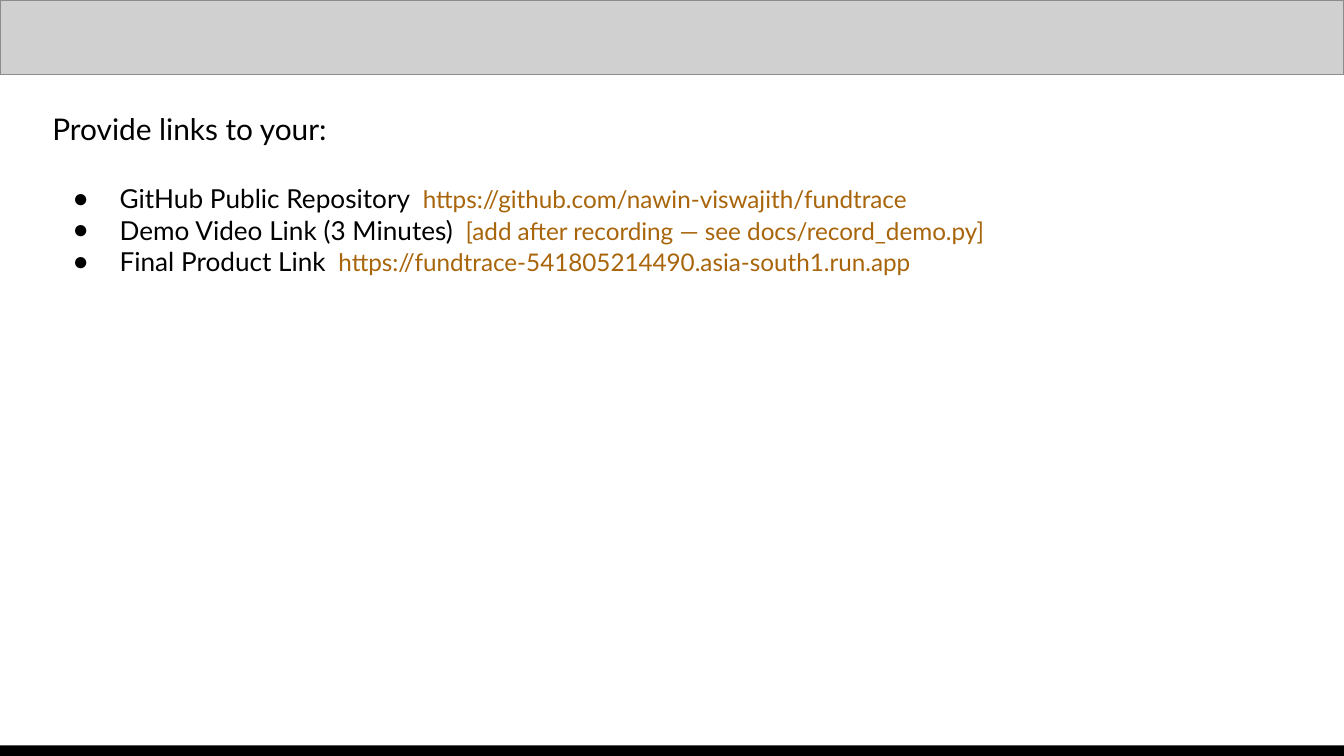
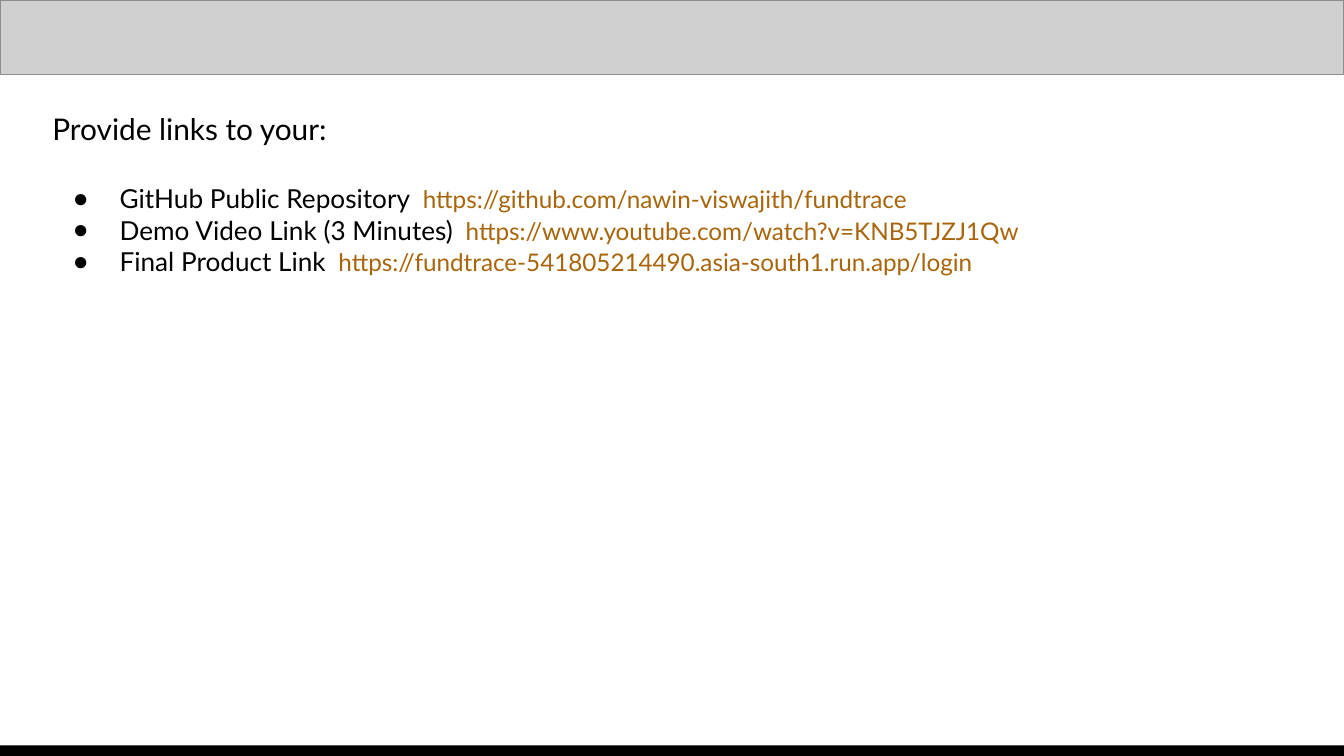
Before and after one commit to nawin-viswajith/fundtrace, a slide deck: slide 13 of docs/FundTrace-submission.pptx. Drawn at 1344x756 pixels with LibreOffice and Linux fonts; fonts in the diff are those of the drawing; grey boxes stand for pictures. Boxes give left, top, right and bottom in pixels: in the first picture for what was removed or moved away, otherwise in the second. Text is boxed around its words. In the diff, an @@ line names an element or a change of style, - is before the commit and + after.

Commit message:
Submission deck: fix em-dash escape, add real demo video and product links

```diff
--- a/docs/FundTrace-submission.pptx
+++ b/docs/FundTrace-submission.pptx
@@ text at bbox=[120, 220, 1019, 276]: text changed @@
-● Demo Video Link (3 Minutes) [add after recording — see docs/record_demo.py]
-● Final Product Link https://fundtrace-541805214490.asia-south1.run.app
+● Demo Video Link (3 Minutes) https://www.youtube.com/watch?v=KNB5TJZJ1Qw
+● Final Product Link https://fundtrace-541805214490.asia-south1.run.app/login
```
